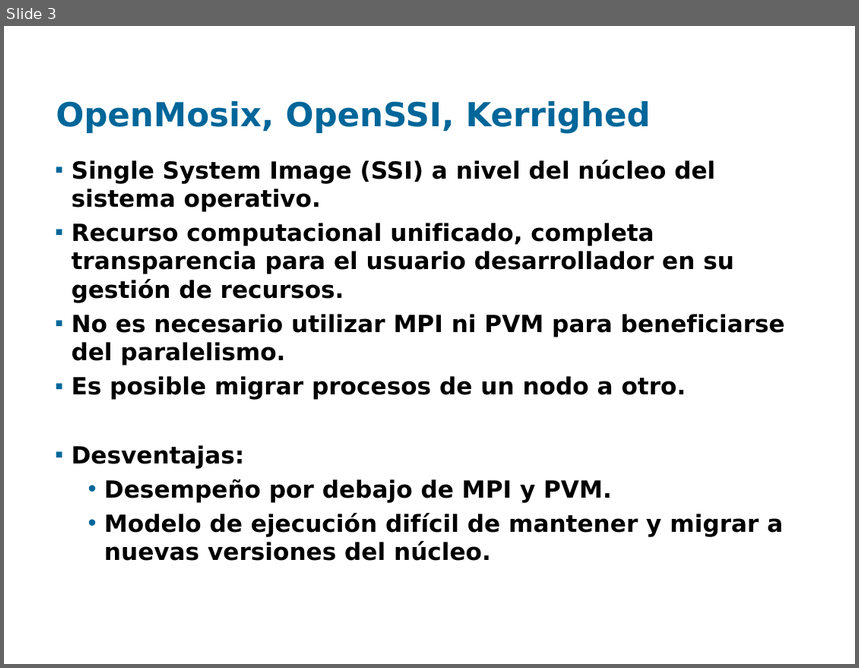
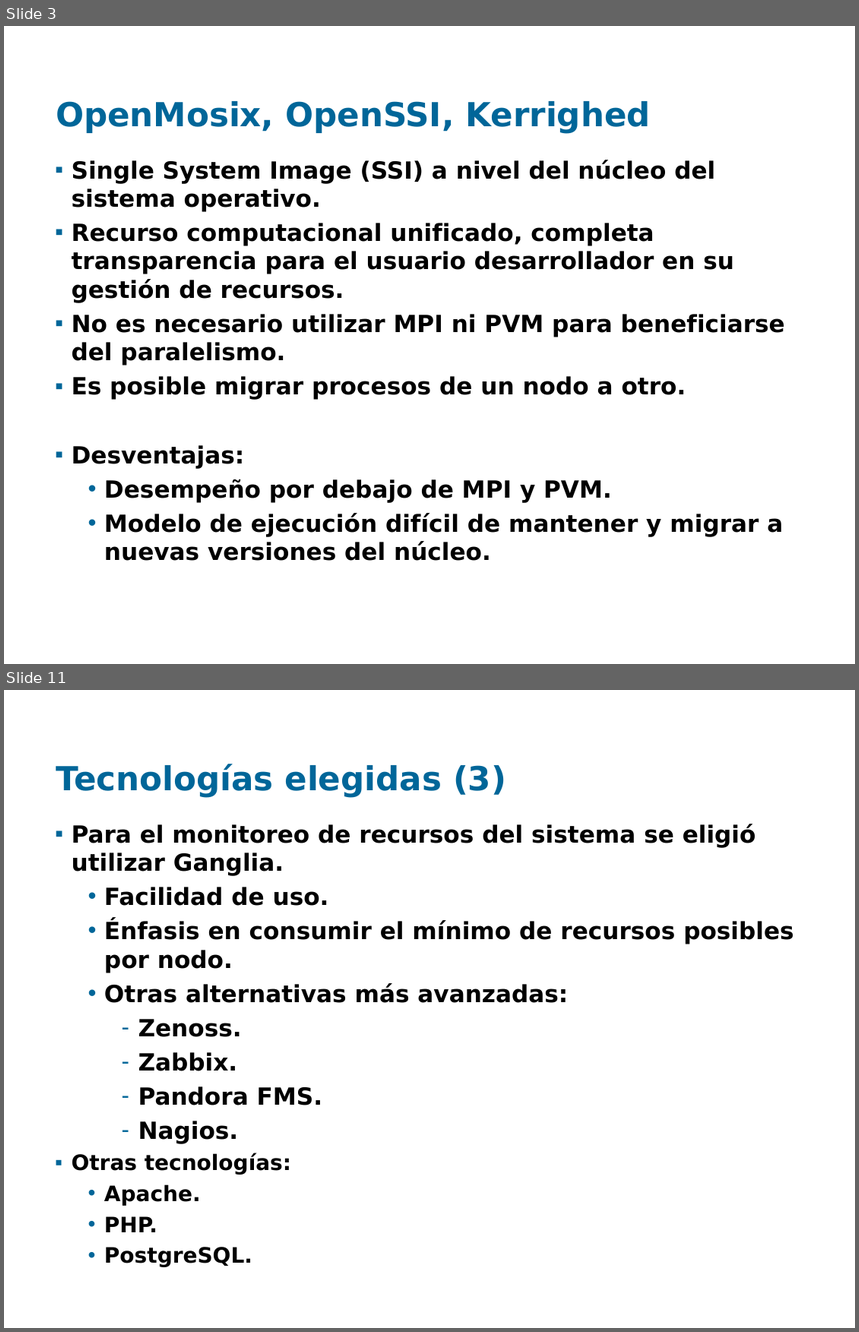
Before and after one commit to santiago-iturriaga/pgruso2007, a slide deck: Documentacion/Presentación Fenton - Santiago.ppt. Shown one above the other, each under a label of ours: slide 3 before the commit, slides 3 and 11 after it; the slides between them are not shown. The pictures are 859x668 and 859x1332 pixels, drawn with LibreOffice and Linux fonts; fonts in the diff are those of the drawing; background and template pictures are left out. Boxes give left, top, right and bottom in pixels: in the first picture for what was removed or moved away, otherwise in the second. Text is boxed around its words. In the diff, an @@ line names an element or a change of style, - is before the commit and + after.

```diff
--- a/Documentacion/Presentación Fenton - Santiago.ppt
+++ b/Documentacion/Presentación Fenton - Santiago.ppt
@@ slide 11 added at box(4, 690, 855, 1328), background picture (left out) @@
@@ title added at box(56, 764, 506, 798), 28 pt, text #006699, bold @@
+Tecnologías elegidas (3)
@@ text added at box(72, 824, 794, 1268), 20 pt, text #000000, bold @@
+▪ Para el monitoreo de recursos del sistema se eligió utilizar Ganglia.
+  • Facilidad de uso.
+  • Énfasis en consumir el mínimo de recursos posibles por nodo.
+  • Otras alternativas más avanzadas:
+    – Zenoss.
+    – Zabbix.
+    – Pandora FMS.
+    – Nagios.
+▪ Otras tecnologías:
+  • Apache.
+  • PHP.
+  • PostgreSQL.
```
Also in this commit, not shown: 3 slides changed, 5 other slides added, 4 slides removed.
